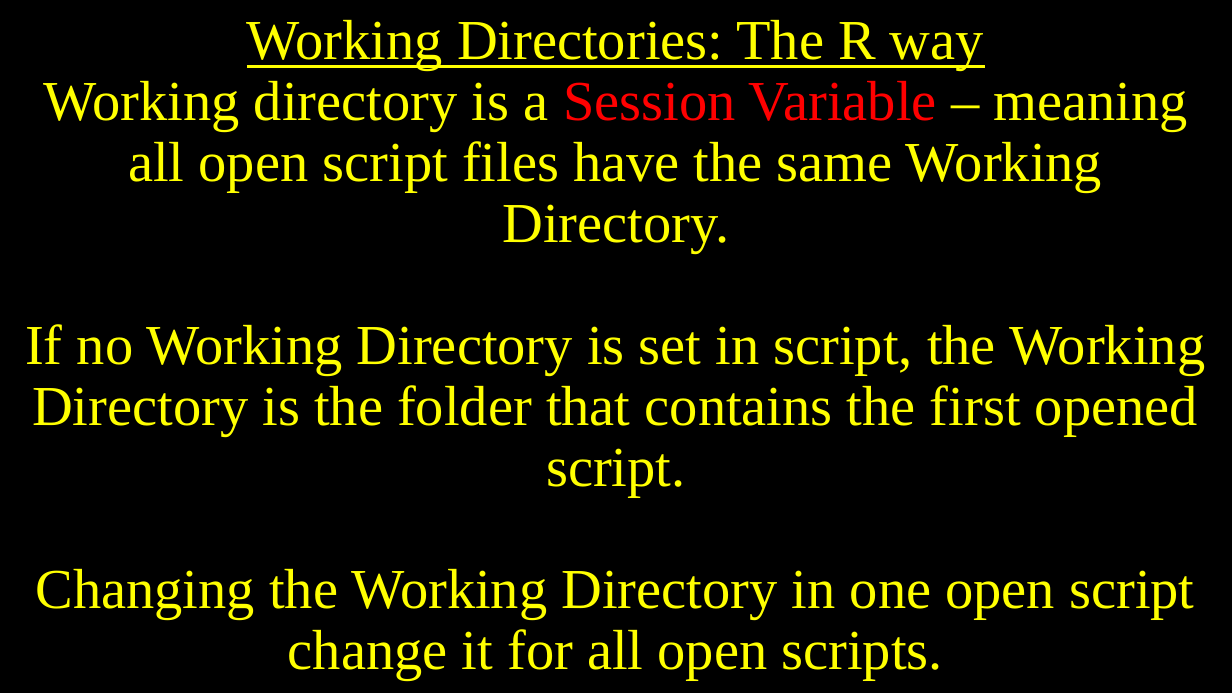
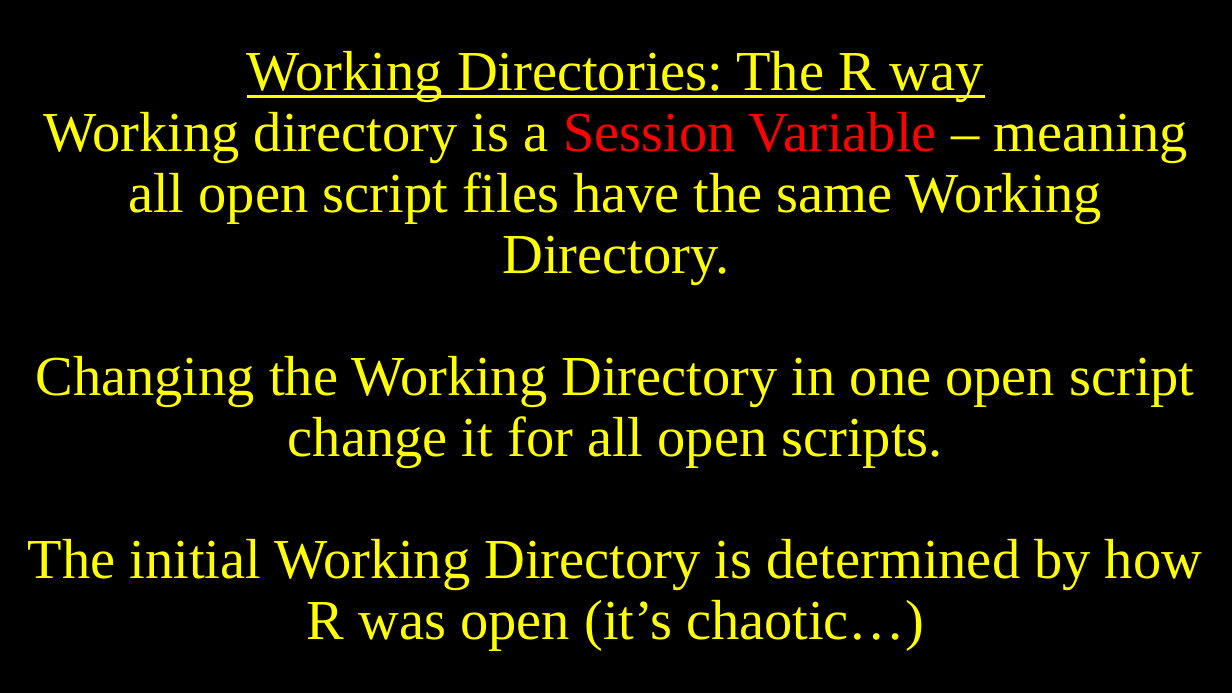
Before and after one commit to belinskyc/KnitR-RMD, a slide deck: slide 6 of KnitR.pptx (slide 2 before the commit). Drawn at 1232x693 pixels with LibreOffice and Linux fonts; fonts in the diff are those of the drawing. Boxes give left, top, right and bottom in pixels: in the first picture for what was removed or moved away, otherwise in the second. Text is boxed around its words. In the diff, an @@ line names an element or a change of style, - is before the commit and + after.

```diff
--- a/KnitR.pptx
+++ b/KnitR.pptx
@@ title at [28, 50, 1202, 650]: text changed @@
-Working Directories: The R way
-Working directory is a Session Variable – meaning all open script files have the same Working Directory.
-If no Working Directory is set in script, the Working Directory is the folder that contains the first opened script.
-Changing the Working Directory in one open script change it for all open scripts.
+Working Directories: The R way
+Working directory is a Session Variable – meaning all open script files have the same Working Directory.
+Changing the Working Directory in one open script change it for all open scripts.
+The initial Working Directory is determined by how R was open (it’s chaotic…)
```
Also in this commit, not shown: 6 other slides changed, 6 slides added, 5 other files.
